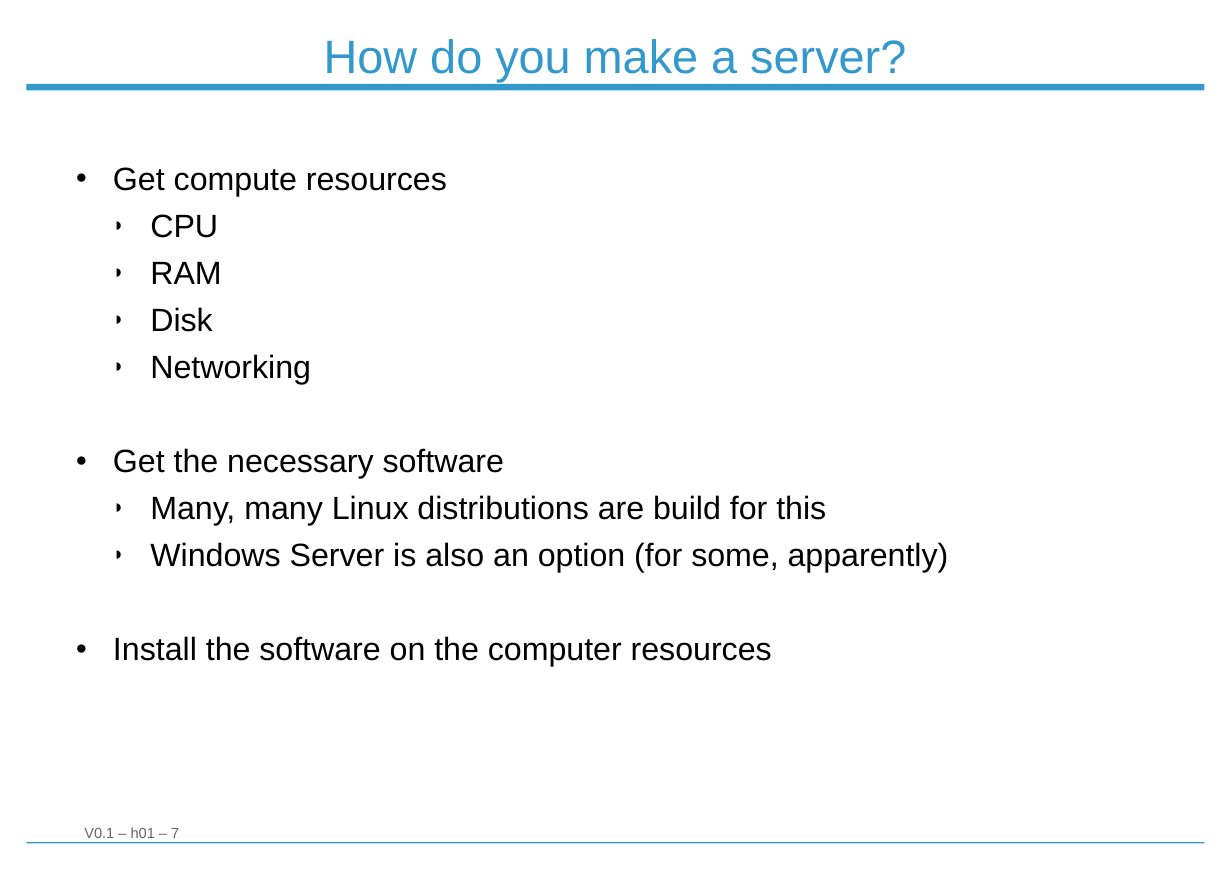
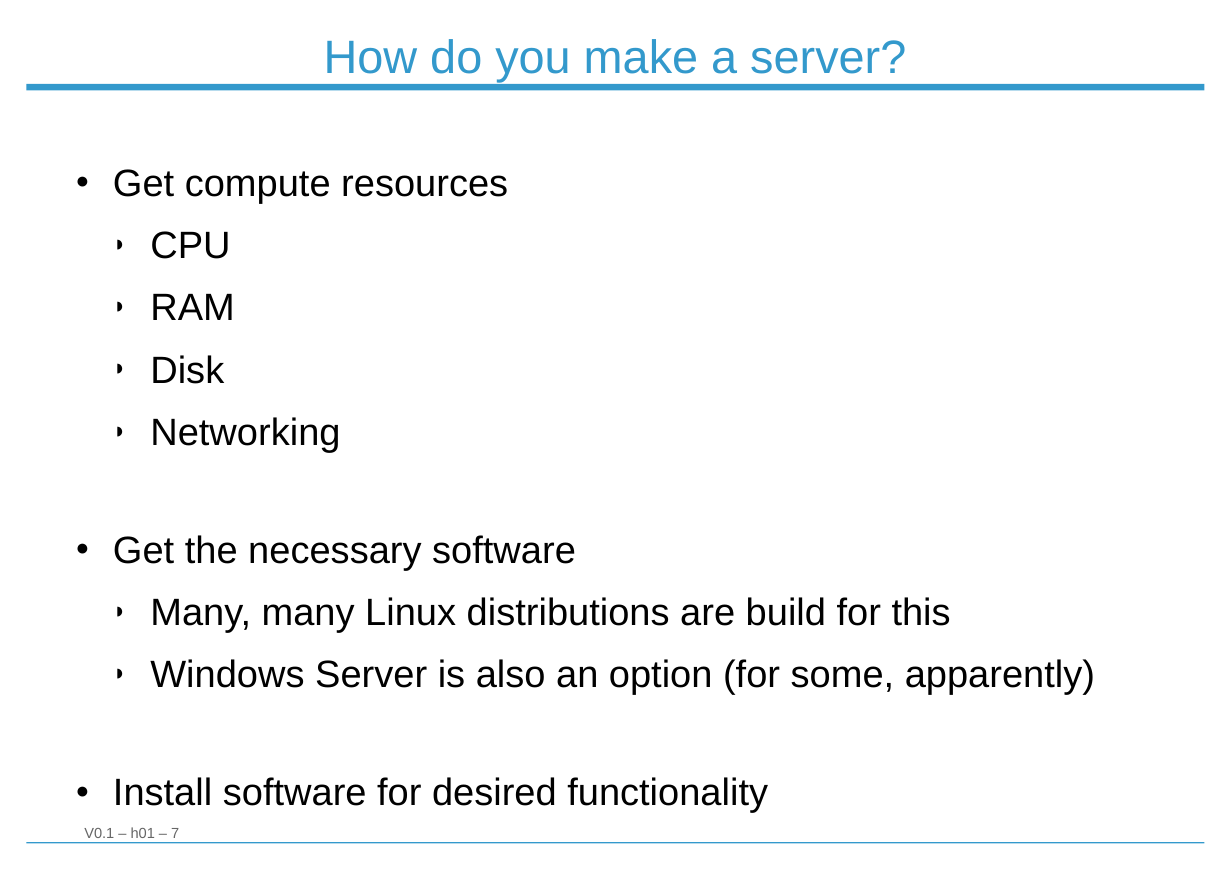
Before and after one commit to Strobodov/workshop_linux_server, a slide deck: slide 7 of Workshop_Linux_Server_101.odp. Drawn at 1232x871 pixels with LibreOffice and Linux fonts; fonts in the diff are those of the drawing; background and template pictures are left out. Boxes give left, top, right and bottom in pixels: in the first picture for what was removed or moved away, otherwise in the second. Text is boxed around its words. In the diff, an @@ line names an element or a change of style, - is before the commit and + after.

```diff
--- a/Workshop_Linux_Server_101.odp
+++ b/Workshop_Linux_Server_101.odp
@@ text at box(113, 169, 1095, 694): size 22 to 26 pt in "Get compute resources", "CPU", "RAM", "Disk" and 4 more places; more space between paragraphs @@
@@ text at box(113, 777, 768, 812): text changed; size 22 to 26 pt @@
-● Install the software on the computer resources
+● Install software for desired functionality
```
Also in this commit, not shown: 11 other slides changed, 8 slides added, 1 slide removed, 6 other files.
